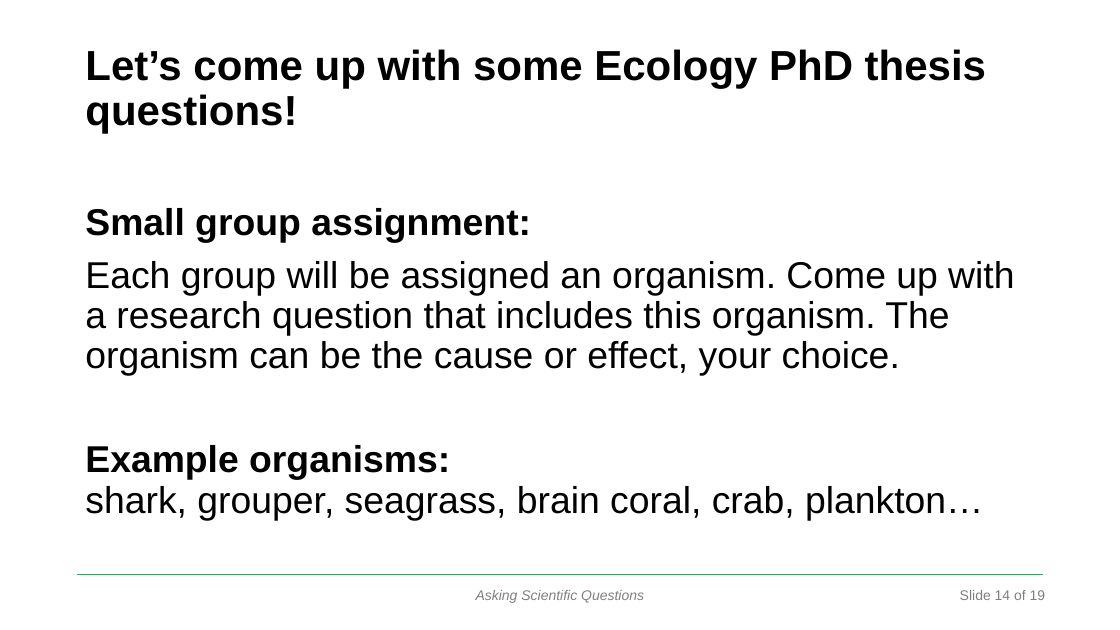
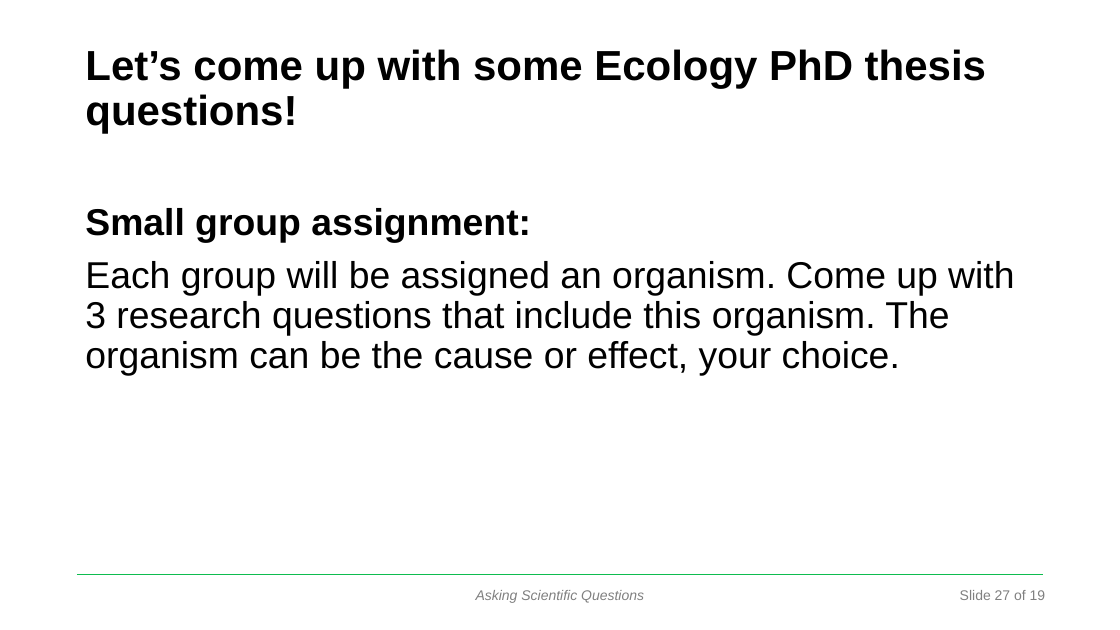
Before and after one commit to DataInvestigations/class_materials, a slide deck: slide 27 of lectures/le2_ask a question lecture/AskingQuestions-ppt-act.pptx (slide 14 before the commit). Drawn at 1120x630 pixels with LibreOffice and Linux fonts; fonts in the diff are those of the drawing; background and template pictures are left out. Boxes give left, top, right and bottom in pixels: in the first picture for what was removed or moved away, otherwise in the second. Text is boxed around its words. In the diff, an @@ line names an element or a change of style, - is before the commit and + after.

```diff
--- a/lectures/le2_ask a question lecture/AskingQuestions-ppt-act.pptx
+++ b/lectures/le2_ask a question lecture/AskingQuestions-ppt-act.pptx
@@ text at (85,261,1014,376): text changed @@
-Each group will be assigned an organism. Come up with a research question that includes this organism. The organism can be the cause or effect, your choice.
-Example organisms:
-shark, grouper, seagrass, brain coral, crab, plankton…
+Each group will be assigned an organism. Come up with 3 research questions that include this organism. The organism can be the cause or effect, your choice.
@@ text at (960,590,1046,600): text changed @@
-Slide 14 of 19
+Slide 27 of 19
```
Also in this commit, not shown: 13 slides added, 39 other files.
